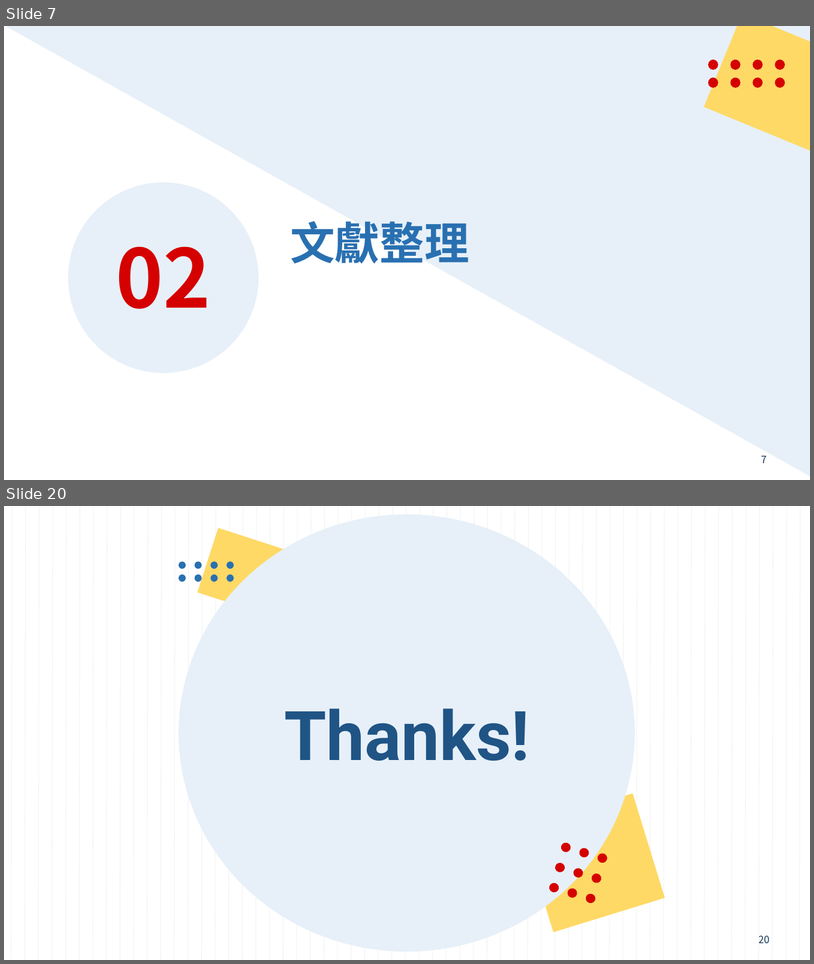
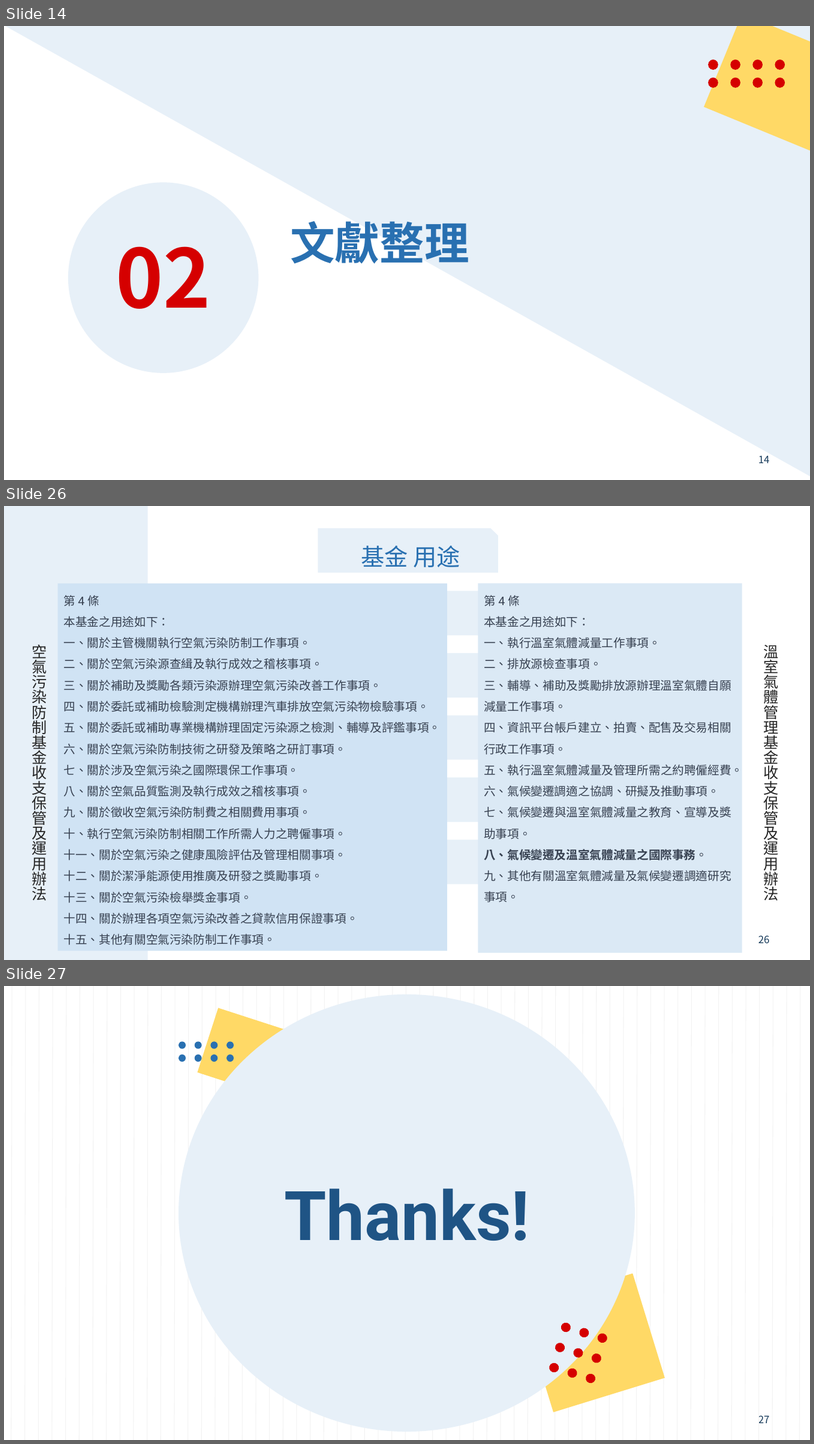
Before and after one commit to mt019/1121_Fiscal_Law, a slide deck: _material/_我的學期報告/_ppt/空氣污染防制基金.pptx. Shown one above the other, each under a label of ours: slides 7 and 20 before the commit, slides 14, 26 and 27 after it; the slides between them are not shown. The pictures are 814x964 and 814x1444 pixels, drawn with LibreOffice and Linux fonts; fonts in the diff are those of the drawing. Boxes give left, top, right and bottom in pixels: in the first picture for what was removed or moved away, otherwise in the second. Text is boxed around its words. In the diff, an @@ line names an element or a change of style, - is before the commit and + after.

```diff
--- a/_material/_我的學期報告/_ppt/空氣污染防制基金.pptx
+++ b/_material/_我的學期報告/_ppt/空氣污染防制基金.pptx
@@ slide 26 added at box(4, 506, 810, 960), background #FFFFFF; not listed: 1 template element that a slide beside it also shows @@
@@ rectangle added at box(4, 506, 148, 960), fill #E7F0F8 @@
@@ text added at box(318, 528, 498, 573), fill #E7F0F8, 28 pt, text #2970B1 @@
+基金 用途
@@ rectangle added at box(58, 583, 447, 951), fill #D0E3F4, 14 pt, text #374151 @@
+第 4 條
+本基金之用途如下：
+一、關於主管機關執行空氣污染防制工作事項。
+二、關於空氣污染源查緝及執行成效之稽核事項。
+三、關於補助及獎勵各類污染源辦理空氣污染改善工作事項。
+四、關於委託或補助檢驗測定機構辦理汽車排放空氣污染物檢驗事項。
+五、關於委託或補助專業機構辦理固定污染源之檢測、輔導及評鑑事項。
+六、關於空氣污染防制技術之研發及策略之研訂事項。
+七、關於涉及空氣污染之國際環保工作事項。
+八、關於空氣品質監測及執行成效之稽核事項。
+九、關於徵收空氣污染防制費之相關費用事項。
+十、執行空氣污染防制相關工作所需人力之聘僱事項。
+十一、關於空氣污染之健康風險評估及管理相關事項。
+十二、關於潔淨能源使用推廣及研發之獎勵事項。
+十三、關於空氣污染檢舉獎金事項。
+十四、關於辦理各項空氣污染改善之貸款信用保證事項。
+十五、其他有關空氣污染防制工作事項。
@@ rectangle added at box(478, 583, 743, 952), fill #DBE9F5, 14 pt, text #374151 @@
+第 4 條
+本基金之用途如下：
+一、執行溫室氣體減量工作事項。
+二、排放源檢查事項。
+三、輔導、補助及獎勵排放源辦理溫室氣體自願減量工作事項。
+四、資訊平台帳戶建立、拍賣、配售及交易相關行政工作事項。
+五、執行溫室氣體減量及管理所需之約聘僱經費。
+六、氣候變遷調適之協調、研擬及推動事項。
+七、氣候變遷與溫室氣體減量之教育、宣導及獎助事項。
+八、氣候變遷及溫室氣體減量之國際事務。
+九、其他有關溫室氣體減量及氣候變遷調適研究事項。
@@ text added at box(32, 645, 47, 900), 18 pt, text #252525 @@
+空氣污染防制基金收支保管及運用辦法
@@ text added at box(764, 645, 779, 900), 18 pt, text #252525 @@
+溫室氣體管理基金收支保管及運用辦法
@@ what was slide 7 is now slide 14 @@
@@ page number at box(759, 455, 770, 463): text changed @@
-7
+14
@@ what was slide 20 is now slide 27 @@
@@ page number at box(759, 1415, 770, 1423): text changed @@
-20
+27
```
Also in this commit, not shown: 4 slides changed, 15 other slides added, 9 slides removed, 11 other files.
